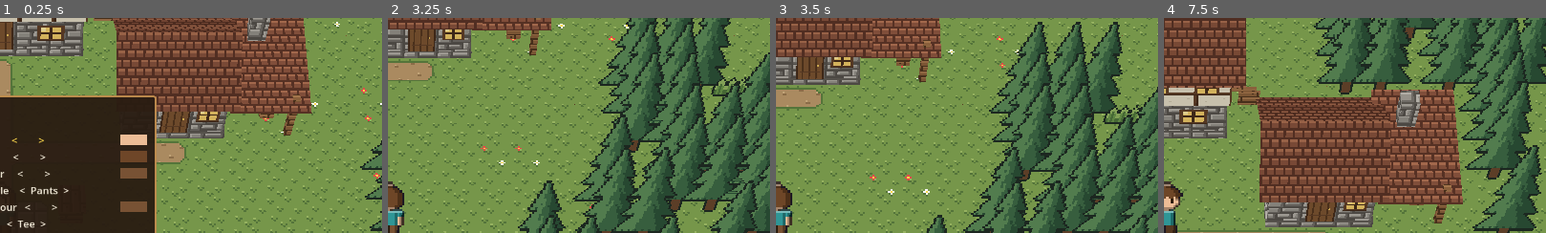
Above: before the commit, frames 1-4 (left to right).
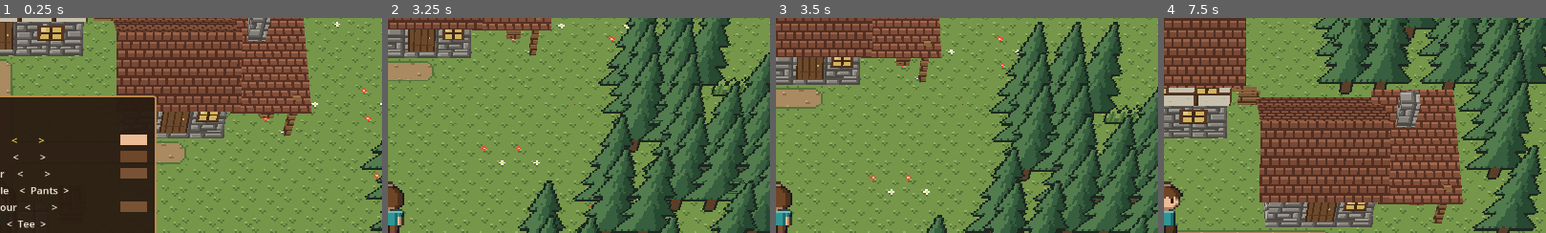
Above: after the commit, the same moments.

Repository: grimechristopher/procedural-game
Game: Godot game, scene res://scenes/main.tscn
Two runs of this game, one before a commit and one after it. Both use one fixed random seed, a clock stepped at 60 frames per second and the inputs below.
Inputs (mouse positions are % of the whole screen's width and height, from its top left):
- Up to frame 1 (0.25 s): no input
- Up to frame 2 (3.25 s): tap Enter (ui_accept) at 0.5, 0.77, 1.52, 3.02 s; move the mouse to (72, 45) at 0.52 s; hold D (move_right) 0.53-1.28 s; hold E (interact) 0.53-1.28 s; click (72, 45) at 0.67 s; tap Shift (run) at 0.8, 1.35 s; move the mouse to (30, 55) at 1.27 s; hold S (move_down) 1.28-2.03 s; tap N (sleep) at 1.55 s; move the mouse to (60, 28) at 2.02 s; hold D (move_right) 2.03-2.78 s; hold N (sleep) 2.03-2.78 s; tap P (wardrobe) at 2.3, 2.85 s; move the mouse to (45, 70) at 2.77 s; hold W (move_up) from 2.78 s (still down); click (45, 70) at 2.92 s; tap X at 3.05 s
- Up to frame 3 (3.5 s): keep holding W (move_up)
- Up to frame 4 (7.5 s): move the mouse to (80, 65) at 3.52 s; release W (move_up) at 3.53 s; hold E (interact) 3.53-4.28 s; hold A (move_left) 3.53-5.03 s; tap X at 3.6, 6.8 s; tap Enter (ui_accept) at 3.77, 4.25, 4.52, 5, 6.02, 6.5, 6.77 s; move the mouse to (20, 35) at 4.27 s; tap Mouse wheel down (hotbar_next) at 4.35 s; tap Shift (run) at 4.55, 7.35 s; move the mouse to (55, 50) at 5.02 s; hold S (move_down) 5.03-5.78 s; hold Mouse wheel up (hotbar_prev) 5.03-5.78 s; click (55, 50) at 5.17 s; tap N (sleep) at 5.3 s; move the mouse to (35, 25) at 5.77 s; hold D (move_right) 5.78-6.53 s; tap E (interact) at 5.85 s; tap P (wardrobe) at 6.05 s; move the mouse to (72, 45) at 6.52 s; hold W (move_up) 6.53-7.28 s; hold R (regenerate) 6.53-7.28 s; move the mouse to (30, 55) at 7.27 s; hold D (move_right) from 7.28 s (still down); click (30, 55) at 7.42 s
The pictures show only the part of the screen within x 50-100%, y 0-50%; the shares and areas given below are measured in that part.

Frames 1-3 are identical in both runs. In frame 4, less than 0.1% of the frame differs, in the area x 53-95%, y 0-16%.

Commit message:
Slopes from corner heights: diagonal slopes and seamless joins
A bank's slope is now drawn from the heights at its cell's corners, taken
from the blocks a block above it, so straight, corner, inside-corner,
stacked and diagonal slopes meet without special pieces, with end caps
from the same rule. Plateau corners between two slopes are cut
diagonally, so the slope runs along the diagonal instead of zigzagging.
Long ramps laid through slopes no longer draw a band at each block.

Co-Authored-By: Claude Opus 5.5 <noreply@anthropic.com>
Claude-Session: https://claude.ai/code/session_01QBAyNdiLYtBbpQzeaWaTYf

Diff:
--- a/scripts/terrain_mesh.gd
+++ b/scripts/terrain_mesh.gd
@@ -116,6 +116,8 @@
 					_sides(c, false)
 			if kind[z * size.x + x] == Kind.GROUND:
 				_ground_overlay(c)
+			if _has_bank(c):
+				_bank_cell(c)
 
 # --- What's where ---------------------------------------------------------
 
@@ -209,9 +211,13 @@
 			continue
 		if d == -up:
 			# (Not where the lower half of the same ramp leads into it.)
-			var below := world.get_cell_item(Vector3i(n.x, layer, n.y))
-			var continues := below in RAMPS and world._up_dir(n, layer) == up \
-				and is_equal_approx(layer + GridWorld._base(below) + GridWorld._rise(below), base)
+			# (The ramp below may sit a block lower, on a longer run.)
+			var continues := false
+			for l in [layer, layer - 1]:
+				var below := world.get_cell_item(Vector3i(n.x, l, n.y))
+				if below in RAMPS and world._up_dir(n, l) == up \
+						and is_equal_approx(l + GridWorld._base(below) + GridWorld._rise(below), base):
+					continues = true
 			if hn / 2.0 < base and not continues:
 				sides[d] = [hn / 2.0, false]
 			continue
@@ -324,8 +330,6 @@
 			_round_corner(c, q, top, base + Piece.OUTER)
 		elif piece == Piece.OUTER and raised:
 			faces.append(_quarter(c, q, top, base + Piece.OUTER, false, false))
-			if _is_bank(c, Vector2i(q.x, 0)) and _is_bank(c, Vector2i(0, q.y)):
-				_bank_corner(c, q, top)
 		elif piece == Piece.CENTER:
 			if raised:
 				faces.append(_quarter(c, q, top, top_tex, false, true))
@@ -352,11 +356,7 @@
 		var t := Vector2(-d.y, d.x)
 		var mid := center + o * 0.5
 		if raised and _is_bank(c, d):
-			var bank_tex: int = GridWorld.Tex.BANK_ROCK if _cliffy(c) else tex
-			_bank(mid - t * 0.5, mid + t * 0.5, o, solid[i], bottom, bank_tex)
-			for end in [-1, 1]:
-				_bank_end(c, d, Vector2i(t) * end, solid[i], bottom, bank_tex)
-			continue
+			continue  # the bank below draws the slope (_bank_cell)
 		for half in [-1, 1]:
 			var q := Vector2i(d) + Vector2i(t * half)
 			if raised and _rounded(c, q):
@@ -385,49 +385,124 @@
 		and not _is_bank(c, Vector2i(0, q.y))
 
 
-## A bank: the cliff's face sloping from the top edge a..b, facing o, down
-## across the whole cell below to its far edge.
-func _bank(a: Vector2, b: Vector2, o: Vector2, top: float, bottom: float, tex: int) -> void:
-	var pts := [_at(a, top), _at(b, top), _at(b + o, bottom), _at(a + o, bottom)]
-	var u0 := _along(a, o)
-	var u1 := _along(b, o)
-	var n: Vector3 = (Vector3(o.x, 0, o.y) * (top - bottom) + Vector3.UP).normalized()
-	faces.append([pts, n, tex, [Vector2(u0, 0), Vector2(u1, 0), Vector2(u1, top - bottom), Vector2(u0, top - bottom)]])
-
-
-## Closes the end of c's bank on side d toward along, unless the bank
-## carries on there (into the next cell's bank, or round an outer corner):
-## a triangle under the end of the slope.
-func _bank_end(c: Vector2i, d: Vector2i, along: Vector2i, top: float, bottom: float, tex: int) -> void:
-	var next := c + along
-	if _height(next) > _height(c) or (_height(next) == _height(c) and _is_bank(next, d)):
-		return  # into a wall, or the bank carries on
-	if _is_bank(c, along):
-		return  # the corner piece wraps round
-	var e := Vector2(c.x + 0.5, c.y + 0.5) + Vector2(d) * 0.5 + Vector2(along) * 0.5
-	var pts := [_at(e, top), _at(e + Vector2(d), bottom), _at(e, bottom)]
-	faces.append([pts, Vector3(along.x, 0, along.y), tex,
-		[Vector2(0, 0), Vector2(1, top - bottom), Vector2(0, top - bottom)]])
-
-
-## Where two banks meet at an outer corner: the slope wrapping round the
-## corner, across the diagonal cell, from the corner's top down to that
-## cell's far edges.
-func _bank_corner(c: Vector2i, q: Vector2i, top: float) -> void:
-	var bottom := (_height(c) - 2) / 2.0
-	var tex: int = GridWorld.Tex.BANK_ROCK if _cliffy(c) else GridWorld.Tex.EARTH_SIDE
-	var p := Vector2(c.x + 0.5, c.y + 0.5) + Vector2(q) * 0.5
-	var ends := [p + Vector2(q.x, 0), p + Vector2(q), p + Vector2(0, q.y)]
-	# Strata ring the corner: down the slope from the corner's top to the
-	# far edges, along them round it.
-	var drop := top - bottom
-	for k in 2:
-		var e0: Vector2 = ends[k]
-		var e1: Vector2 = ends[k + 1]
-		var pts := [_at(p, top), _at(e0, bottom), _at(e1, bottom)]
-		var n: Vector3 = (pts[1] - pts[0]).cross(pts[2] - pts[0]).normalized()
-		faces.append([pts, n if n.y > 0.0 else -n, tex,
-			[Vector2(k + 0.5, 0), Vector2(k, drop), Vector2(k + 1, drop)]])
+func _has_bank(c: Vector2i) -> bool:
+	var h := _height(c)
+	return h >= 0 and world.get_cell_item(Vector3i(c.x, h / 2, c.y)) == T.BANK
+
+
+## Rule: a bank's slope is set by the heights at its cell's corners. Each
+## corner is as high as the tallest block touching it that stands exactly
+## a block above the bank's floor (a wedge's cut-off corner doesn't
+## count), else the floor. So straight, corner, diagonal and stacked slopes
+## all meet without seams. Returns [heights NW, NE, SE, SW], and whether
+## the rock is a cliff's (not earth).
+func _bank_corners(c: Vector2i) -> Array:
+	var hb := _height(c)
+	var out := []
+	var cliffy := _cliffy(c)
+	for k in CORNERS:
+		var p: Vector2 = Vector2(c) + k
+		var y := hb / 2.0
+		for o in [Vector2i(-1, -1), Vector2i(0, -1), Vector2i(-1, 0), Vector2i(0, 0)]:
+			var n: Vector2i = Vector2i(p) + o
+			if n == c or _height(n) != hb + 2:
+				continue
+			var kn := kind[n.y * size.x + n.x]
+			if kn == Kind.WEDGE:
+				var sn := Vector2(world._corner_dir(n, (hb + 1) / 2))
+				if p.is_equal_approx(Vector2(n.x + 0.5, n.y + 0.5) - sn * 0.5):
+					continue
+			elif kn != Kind.BLOCK:
+				continue
+			y = maxf(y, (hb + 2) / 2.0)
+			cliffy = cliffy or _cliffy(n)
+		out.append(y)
+	return [out, cliffy]
+
+## The cell's corners, NW, NE, SE, SW, as offsets from its north-west corner.
+const CORNERS := [Vector2(0, 0), Vector2(1, 0), Vector2(1, 1), Vector2(0, 1)]
+
+
+## A bank's slope from its corner heights, split along the diagonal that
+## keeps it lowest (so an outside corner is a facet and an inside one a
+## valley), and its ends closed down to lower ground beside it.
+func _bank_cell(c: Vector2i) -> void:
+	var r: Array = _bank_corners(c)
+	var ys: Array = r[0]
+	var floor_y := _height(c) / 2.0
+	var tex: int = GridWorld.Tex.BANK_ROCK if r[1] else GridWorld.Tex.EARTH_SIDE
+	var face_tex: int = GridWorld.Tex.DIRT if r[1] else GridWorld.Tex.EARTH_SIDE
+	var top: float = ys.max()
+	if top <= floor_y:
+		return
+	var pts := []
+	for k in 4:
+		pts.append(Vector3(c.x + CORNERS[k].x, ys[k], c.y + CORNERS[k].y))
+	var tris: Array
+	if ys[0] + ys[2] <= ys[1] + ys[3]:
+		tris = [[0, 1, 2], [0, 2, 3]]
+	else:
+		tris = [[0, 1, 3], [1, 2, 3]]
+	for t in tris:
+		var tri := [pts[t[0]], pts[t[1]], pts[t[2]]]
+		if tri[0].y <= floor_y and tri[1].y <= floor_y and tri[2].y <= floor_y:
+			continue  # flat at the floor: the cell's own top shows
+		_slope_tri(tri, top, tex)
+	for e in 4:
+		var d: Vector2i = [Vector2i(0, -1), Vector2i(1, 0), Vector2i(0, 1), Vector2i(-1, 0)][e]
+		_bank_side(c, d, pts[e], pts[(e + 1) % 4], face_tex)
+
+
+## A sloped triangle of rock, its strata running along the slope's level
+## lines and starting from the slope's top.
+func _slope_tri(tri: Array, top: float, tex: int) -> void:
+	var n: Vector3 = (tri[1] - tri[0]).cross(tri[2] - tri[0]).normalized()
+	if n.y < 0.0:
+		n = -n
+	var downhill := Vector2(n.x, n.z)
+	var along := Vector2(-downhill.y, downhill.x).normalized() if downhill.length() > 0.001 else Vector2.RIGHT
+	var uvs := []
+	for v: Vector3 in tri:
+		uvs.append(Vector2(Vector2(v.x, v.z).dot(along), top - v.y))
+	faces.append([tri, n, tex, uvs])
+
+
+## Closes a bank's side d (top edge a..b) down to the ground beside it
+## where that's lower: an end cap where a slope stops.
+func _bank_side(c: Vector2i, d: Vector2i, a: Vector3, b: Vector3, tex: int) -> void:
+	var n := c + d
+	var hn := _height(n)
+	if hn == -99:
+		return
+	var low_a: float
+	var low_b: float
+	if hn < 0:
+		low_a = WATER_SURFACE
+		low_b = WATER_SURFACE
+	elif _has_bank(n):
+		var other: Array = _bank_corners(n)[0]
+		var ka := CORNERS.find(Vector2(a.x - n.x, a.z - n.y))
+		var kb := CORNERS.find(Vector2(b.x - n.x, b.z - n.y))
+		low_a = other[ka]
+		low_b = other[kb]
+	else:
+		low_a = solid[n.y * size.x + n.x] if kind[n.y * size.x + n.x] != Kind.NONE else hn / 2.0
+		low_b = low_a
+	if a.y < low_a - 0.001 or b.y < low_b - 0.001 or (a.y <= low_a + 0.001 and b.y <= low_b + 0.001):
+		return
+	var out := Vector3(d.x, 0, d.y) * FACE_OFFSET
+	var top := maxf(a.y, b.y)
+	var u_a := _along(Vector2(a.x, a.z), Vector2(d))
+	var u_b := _along(Vector2(b.x, b.z), Vector2(d))
+	var pts := [a + out, b + out]
+	var uvs := [Vector2(u_a, top - a.y), Vector2(u_b, top - b.y)]
+	if b.y > low_b + 0.001:
+		pts.append(Vector3(b.x, low_b, b.z) + out)
+		uvs.append(Vector2(u_b, top - low_b))
+	if a.y > low_a + 0.001:
+		pts.append(Vector3(a.x, low_a, a.z) + out)
+		uvs.append(Vector2(u_a, top - low_a))
+	faces.append([pts, Vector3(d.x, 0, d.y), tex, uvs])
 
 
 ## A rounded outer corner, Pokemon style: the quarter keeps its square
@@ -511,6 +586,12 @@
 	# Out to the face, which stands a hair past the diagonal.
 	var reach := -s.normalized() * FACE_OFFSET
 	faces.append([[_at(tri[0], top), _at(tri[1] + reach, top), _at(tri[2] + reach, top)], Vector3.UP, diag, tri_uvs])
+	if _has_bank(c - Vector2i(si.x, 0)) and _has_bank(c - Vector2i(0, si.y)):
+		# Between two slopes: the slope runs on along the diagonal, down to
+		# the cut-off corner.
+		_slope_tri([_at(p0, top), _at(p1, top), _at(open_corner, bottom)], top,
+			GridWorld.Tex.BANK_ROCK if _cliffy(c) else GridWorld.Tex.EARTH_SIDE)
+		return
 	if low > 0:
 		faces.append([[_at(open_corner, bottom), _at(p0, bottom), _at(p1, bottom)], Vector3.UP, top_tex,
 			_planar([_at(open_corner, bottom), _at(p0, bottom), _at(p1, bottom)])])
--- a/scripts/world.gd
+++ b/scripts/world.gd
@@ -429,9 +429,7 @@
 			var cell := Vector2i(x, z)
 			if heights[z * map_size.x + x] < 0 or Vector2(cell).distance_to(Vector2(spawn_cell)) < settled:
 				continue
-			# Banks turn their own corners.
-			if _slope_sides[z * map_size.x + x] == 0:
-				_wedge_corner(cell, heights)
+			_wedge_corner(cell, heights, _slope_sides[z * map_size.x + x])
 	for z in map_size.y:
 		for x in map_size.x:
 			if heights[z * map_size.x + x] >= 0:
@@ -520,7 +518,8 @@
 ## slope. (Ramps already in place keep their way up.)
 func _place_banks(cell: Vector2i, heights: PackedInt32Array) -> void:
 	var h := _height_at(heights, cell)
-	if h < 2 or get_cell_item(Vector3i(cell.x, (h - 1) / 2, cell.y)) not in [Tile.FULL, Tile.ROCK]:
+	var top := get_cell_item(Vector3i(cell.x, (h - 1) / 2, cell.y))
+	if h < 2 or top not in [Tile.FULL, Tile.ROCK, Tile.WEDGE, Tile.WEDGE_DIRT]:
 		return
 	var banked: Array[Vector2i] = []
 	var sides := _slope_sides[cell.y * map_size.x + cell.x]
@@ -529,6 +528,8 @@
 		if sides & (1 << b) and _bank_foot(cell + d, h - 2, heights):
 			set_cell_item(Vector3i(cell.x + d.x, (h - 2) / 2, cell.y + d.y), Tile.BANK)
 			banked.append(d)
+	if top in [Tile.WEDGE, Tile.WEDGE_DIRT]:
+		return  # the slope runs along the diagonal instead of round a corner
 	for d in DIAGONAL:
 		if Vector2i(d.x, 0) in banked and Vector2i(0, d.y) in banked and _bank_foot(cell + d, h - 2, heights):
 			set_cell_item(Vector3i(cell.x + d.x, (h - 2) / 2, cell.y + d.y), Tile.BANK)
@@ -561,10 +562,11 @@
 
 ## Cuts a plateau's outside corner at 45 degrees: a cell whose two
 ## neighbours on adjacent sides, and the diagonal between them, are lower,
-## with level plateau on the other sides and diagonal. (Ground that keeps
+## with level plateau on the other sides and diagonal. Where the cell's
+## cliffs slope (`sloped`, its _slope_sides), only between two slopes. (Ground that keeps
 ## climbing diagonally stays stepped: wedging every step would leave cells
 ## joined only at their corners.)
-func _wedge_corner(cell: Vector2i, heights: PackedInt32Array) -> void:
+func _wedge_corner(cell: Vector2i, heights: PackedInt32Array, sloped := 0) -> void:
 	var h := _height_at(heights, cell)
 	if h < 1:
 		return
@@ -575,6 +577,12 @@
 		var corner := _height_at(heights, cell + d)
 		if low < 0 or low >= h or _height_at(heights, cell + b) != low or corner < 0 or corner > low:
 			continue
+		if sloped:
+			# Sloped cliffs: only a diagonal between two slopes a block high
+			# (the slope then runs on along the diagonal, see TerrainMesh).
+			var bits := (1 << ORTHOGONAL.find(a)) | (1 << ORTHOGONAL.find(b))
+			if sloped & bits != bits or h - low != 2:
+				continue
 		if _height_at(heights, cell - a) == h and _height_at(heights, cell - b) == h \
 				and _height_at(heights, cell - d) == h:
 			_wedge_column(cell, low, h, -d)
Not shown, changed: documentation/terrain/README.md
